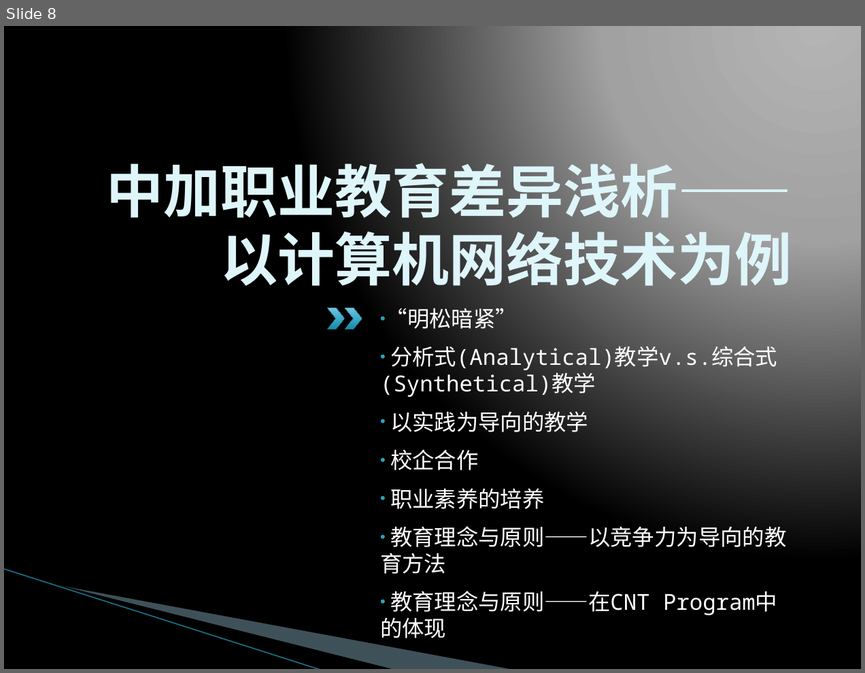
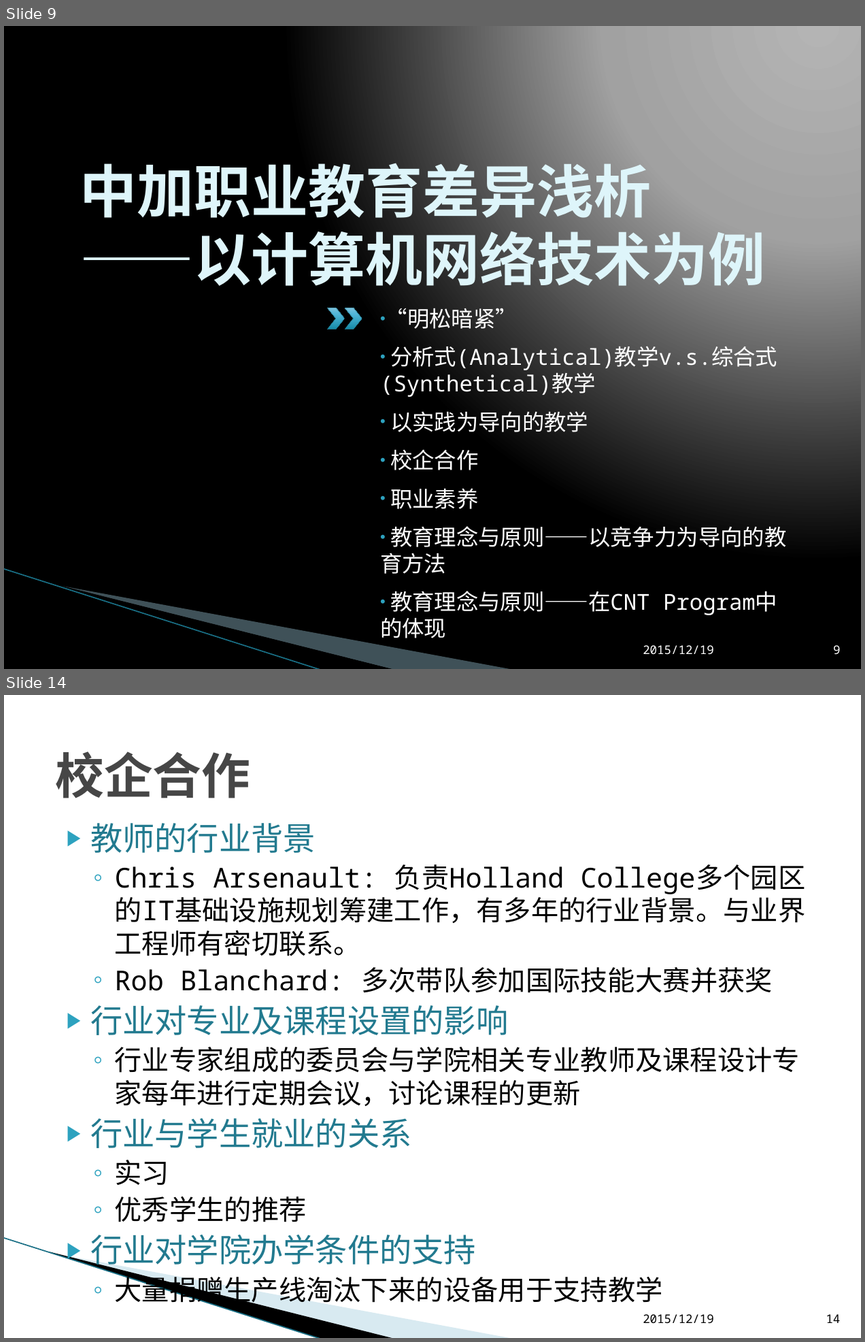
Before and after one commit to L3w1s-L1u/_outline, a slide deck: _Holland_College/赴加培训工作汇报.pptx. Shown one above the other, each under a label of ours: slide 8 before the commit, slides 9 and 14 after it; the slides between them are not shown. The pictures are 865x673 and 865x1342 pixels, drawn with LibreOffice and Linux fonts; fonts in the diff are those of the drawing; background and template pictures are left out. Boxes give left, top, right and bottom in pixels: in the first picture for what was removed or moved away, otherwise in the second. Text is boxed around its words. In the diff, an @@ line names an element or a change of style, - is before the commit and + after.

```diff
--- a/_Holland_College/赴加培训工作汇报.pptx
+++ b/_Holland_College/赴加培训工作汇报.pptx
@@ slide 14 added at box(4, 695, 861, 1338), background #FFFFFF; not listed: 3 template elements that a slide beside it also shows @@
@@ title added at box(55, 751, 250, 798), 41 pt, text #464646, bold @@
+校企合作
@@ text added at box(90, 823, 806, 1307), 23 pt, text #000000 @@
+▶ 教师的行业背景
+  ◦ Chris Arsenault: 负责Holland College多个园区的IT基础设施规划筹建工作，有多年的行业背景。与业界工程师有密切联系。
+  ◦ Rob Blanchard: 多次带队参加国际技能大赛并获奖
+▶ 行业对专业及课程设置的影响
+  ◦ 行业专家组成的委员会与学院相关专业教师及课程设计专家每年进行定期会议，讨论课程的更新
+▶ 行业与学生就业的关系
+  ◦ 实习
+  ◦ 优秀学生的推荐
+▶ 行业对学院办学条件的支持
+  ◦ 大量捐赠生产线淘汰下来的设备用于支持教学
@@ text added at box(643, 1314, 714, 1323), 10 pt, text #000000 @@
+2015/12/19
@@ page number added at box(826, 1314, 840, 1323), 10 pt, text #000000 @@
+14
@@ what was slide 8 is now slide 9 @@
@@ slide 9 changed as well @@
@@ title at box(80, 155, 766, 295): text changed @@
-中加职业教育差异浅析——以计算机网络技术为例
+中加职业教育差异浅析
+——以计算机网络技术为例
@@ text at box(390, 488, 478, 509): text changed @@
-• 职业素养的培养
+• 职业素养
@@ text added at box(643, 645, 714, 654), 10 pt, text #FFFFFF @@
+2015/12/19
@@ page number added at box(833, 645, 840, 654), 10 pt, text #FFFFFF @@
+9
```
Also in this commit, not shown: 7 other slides changed, 13 other slides added, 3 slides removed, 5 other files.
